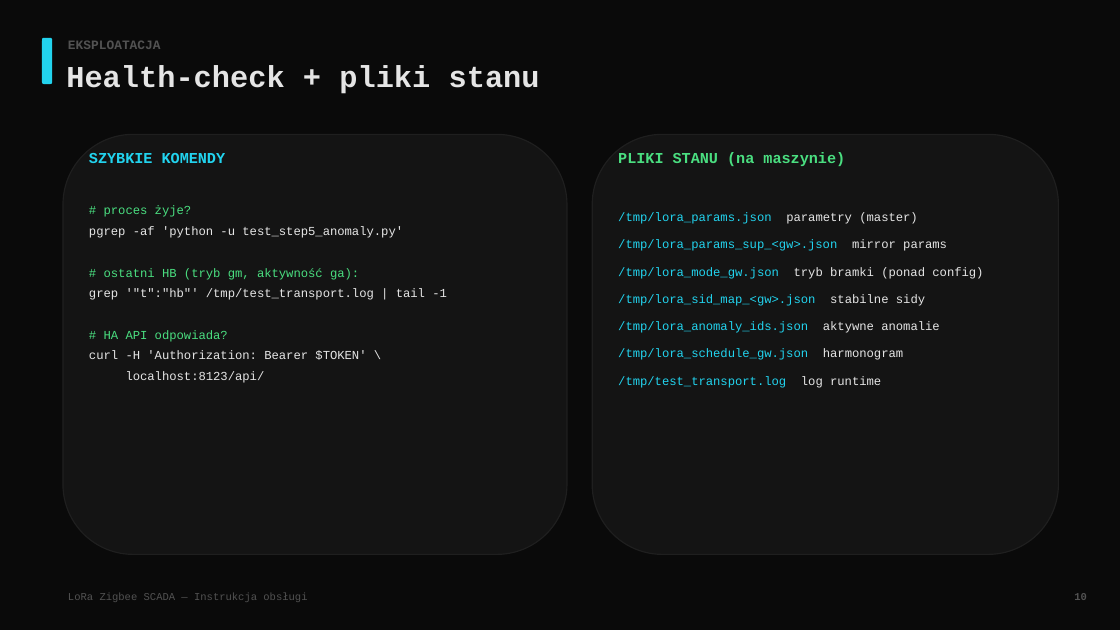
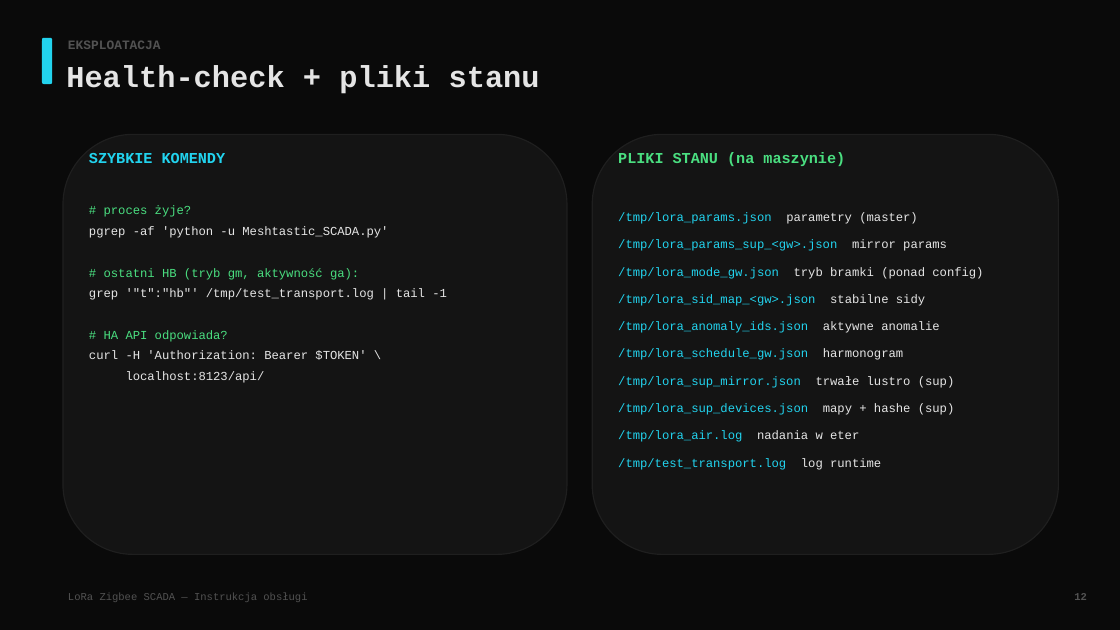
Before and after one commit to sodo1234/meshtastic-gateway, a slide deck: slide 13 of docs/RUNBOOK_prezentacja.pptx (slide 11 before the commit). Drawn at 1120x630 pixels with LibreOffice and Linux fonts; fonts in the diff are those of the drawing. Boxes give left, top, right and bottom in pixels: in the first picture for what was removed or moved away, otherwise in the second. Text is boxed around its words. In the diff, an @@ line names an element or a change of style, - is before the commit and + after.

```diff
--- a/docs/RUNBOOK_prezentacja.pptx
+++ b/docs/RUNBOOK_prezentacja.pptx
@@ text at (89,226,388,238): text changed @@
-pgrep -af 'python -u test_step5_anomaly.py'
+pgrep -af 'python -u Meshtastic_SCADA.py'
@@ text at (618,376,955,442): paragraphs added @@
+/tmp/lora_sup_mirror.json trwałe lustro (sup)
+/tmp/lora_sup_devices.json mapy + hashe (sup)
+/tmp/lora_air.log nadania w eter
```
Also in this commit, not shown: 11 other slides changed, 4 slides added, 3 other files.
